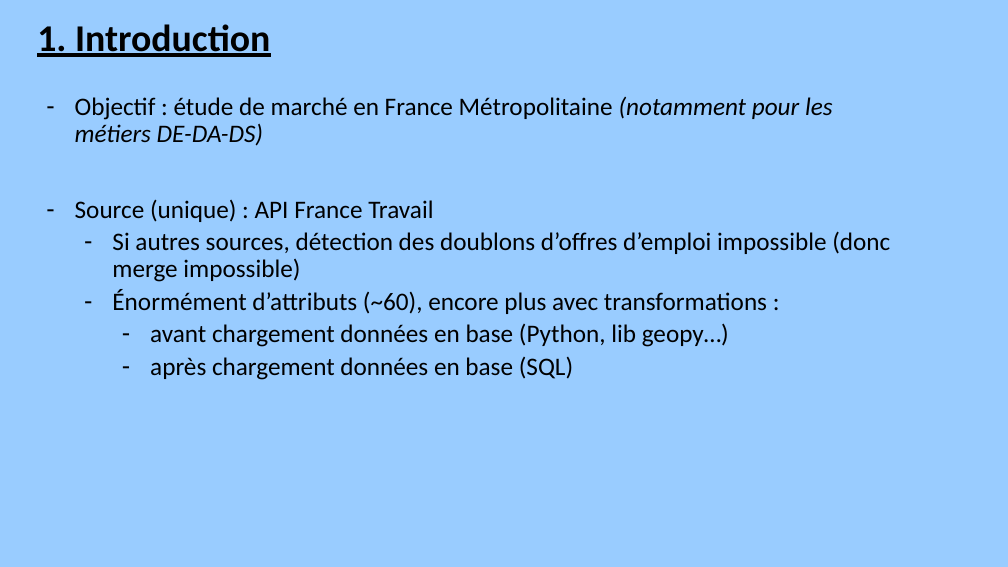
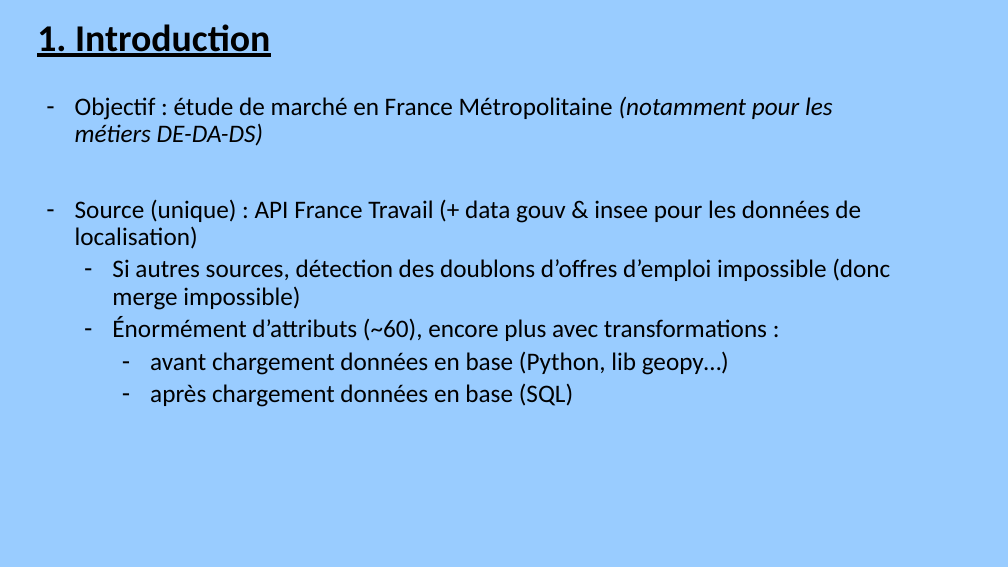
Before and after one commit to vimchun/Job-Market-in-France, a slide deck: slide 2 of soutenance/slides.pptx. Drawn at 1008x567 pixels with LibreOffice and Linux fonts; fonts in the diff are those of the drawing. Boxes give left, top, right and bottom in pixels: in the first picture for what was removed or moved away, otherwise in the second. Text is boxed around its words. In the diff, an @@ line names an element or a change of style, - is before the commit and + after.

```diff
--- a/soutenance/slides.pptx
+++ b/soutenance/slides.pptx
@@ subtitle at (75,199,861,249): text changed @@
-– Source (unique) : API France Travail
+– Source (unique) : API France Travail (+ data gouv & insee pour les données de localisation)
```
Also in this commit, not shown: 1 other slide changed, 2 slides added.
